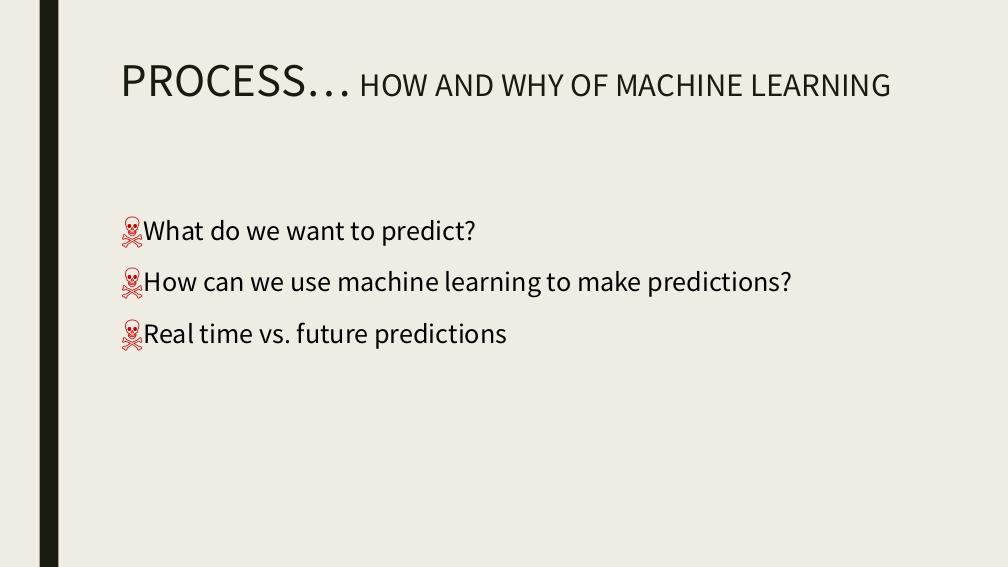
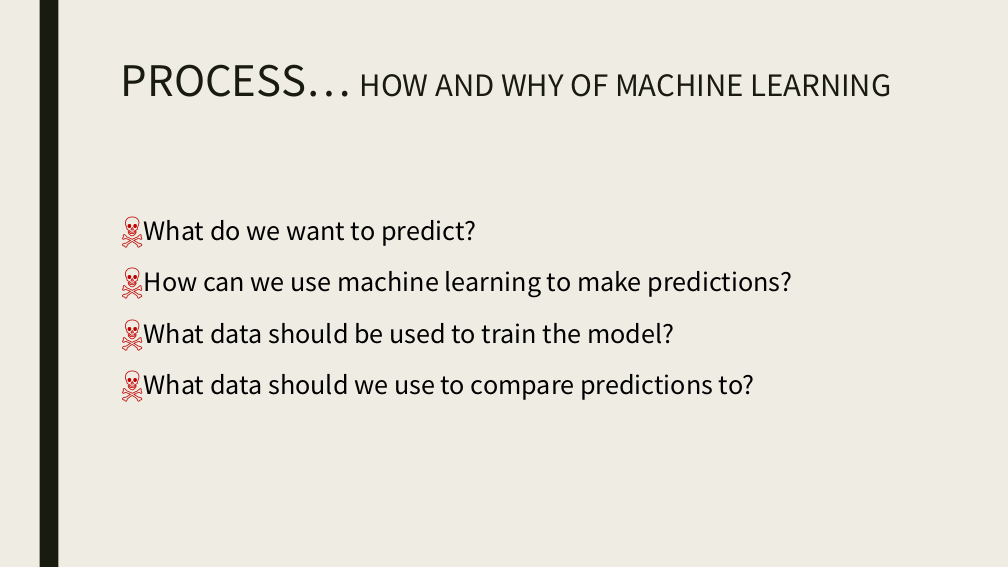
Before and after one commit to karenemcgee/HomicideMachineLearning, a slide deck: slide 7 of Homicide_Machine_Learning.pptx (slide 8 before the commit). Drawn at 1008x567 pixels with LibreOffice and Linux fonts; fonts in the diff are those of the drawing. Boxes give left, top, right and bottom in pixels: in the first picture for what was removed or moved away, otherwise in the second. Text is boxed around its words. In the diff, an @@ line names an element or a change of style, - is before the commit and + after.

```diff
--- a/Homicide_Machine_Learning.pptx
+++ b/Homicide_Machine_Learning.pptx
@@ text at [144, 323, 755, 400]: text changed @@
-☠ Real time vs. future predictions
+☠ What data should be used to train the model?
+☠ What data should we use to compare predictions to?
```
Also in this commit, not shown: 12 slides added, 3 slides removed, 23 other files.
